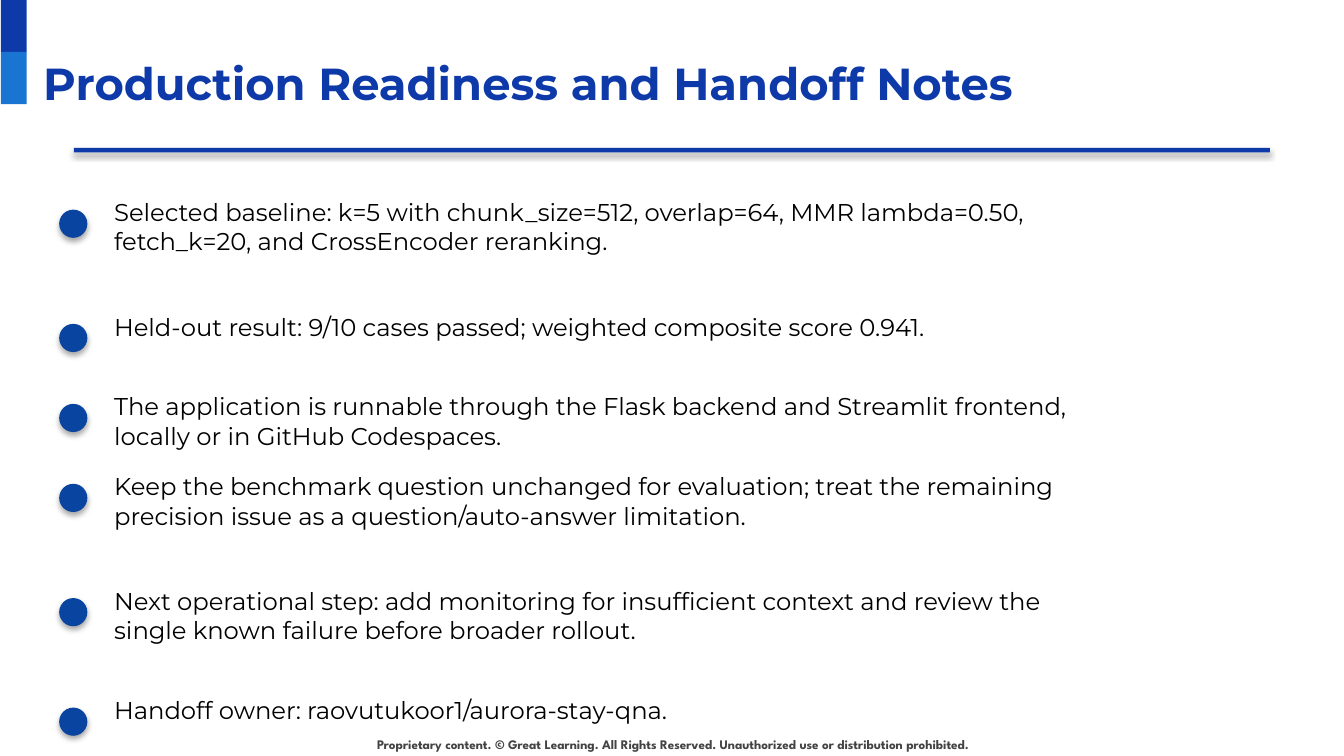
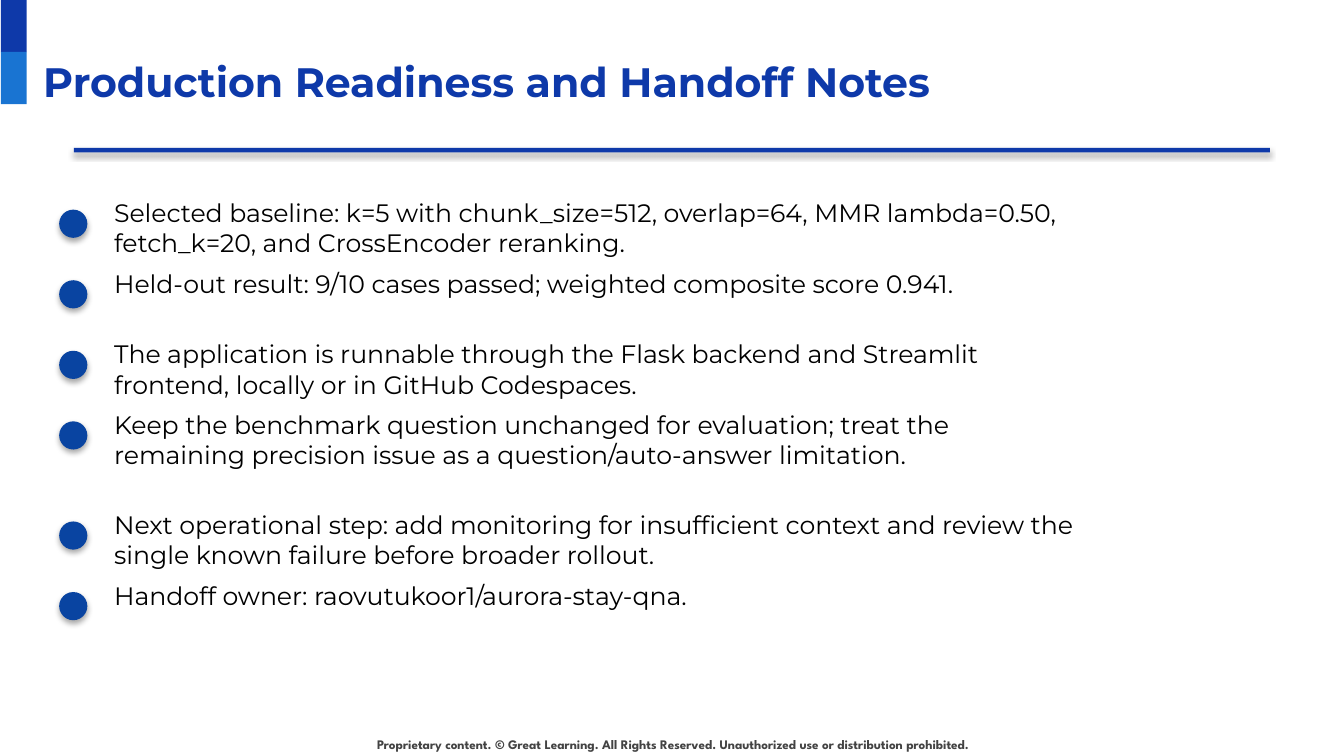
Before and after one commit to raovutukoor1/aurora-stay-qna, a slide deck: slide 31 of presentations/Aurora_Stays_RAG_Project_Presentation_Template_Style.pptx. Drawn at 1344x756 pixels with LibreOffice and Linux fonts; fonts in the diff are those of the drawing; background and template pictures are left out. Boxes give left, top, right and bottom in pixels: in the first picture for what was removed or moved away, otherwise in the second. Text is boxed around its words. In the diff, an @@ line names an element or a change of style, - is before the commit and + after.

```diff
--- a/presentations/Aurora_Stays_RAG_Project_Presentation_Template_Style.pptx
+++ b/presentations/Aurora_Stays_RAG_Project_Presentation_Template_Style.pptx
@@ title "Production Readiness and Handoff Notes" at (43,64,930,98): size 24 to 22 pt @@
@@ text "Held-out result: 9/10 cases passed; ...": place and size @@
-text "Held-out result: 9/10 cases passed; ..." at (114,315,924,341)
+text "Held-out result: 9/10 cases passed; ..." at (114,271,953,298)
@@ ellipse: place and size @@
-ellipse at (59,324,87,352)
+ellipse at (59,280,87,308)
@@ ellipse: place and size @@
-ellipse at (59,403,87,431)
+ellipse at (59,351,87,379)
@@ text "The application is runnable through ...": place and size @@
-text "The application is runnable through ..." at (114,397,1066,450)
+text "The application is runnable through ..." at (114,344,978,399)
@@ text "Keep the benchmark question unchanged ...": place and size @@
-text "Keep the benchmark question unchanged ..." at (114,477,1053,530)
+text "Keep the benchmark question unchanged ..." at (114,415,949,469)
@@ ellipse: place and size @@
-ellipse at (59,484,87,512)
+ellipse at (59,421,87,449)
@@ text "Next operational step: add monitoring ...": place and size @@
-text "Next operational step: add monitoring ..." at (114,592,1040,644)
+text "Next operational step: add monitoring ..." at (114,515,1073,569)
@@ ellipse: place and size @@
-ellipse at (59,598,87,626)
+ellipse at (59,521,87,550)
@@ ellipse: place and size @@
-ellipse at (59,707,87,735)
+ellipse at (59,593,87,621)
@@ size 13 to 13.5 pt in 6 elements at (114,203,1056,257), (114,271,953,298), (114,344,978,399), (114,415,949,469), (114,515,1073,569), (114,583,687,610) @@
@@ text "Handoff owner: raovutukoor1/aurora-stay-qna.": place and size @@
-text "Handoff owner: raovutukoor1/aurora-stay-qna." at (114,698,667,724)
+text "Handoff owner: raovutukoor1/aurora-stay-qna." at (114,583,687,610)
```
Also in this commit, not shown: 29 other slides changed, 2 other files.
